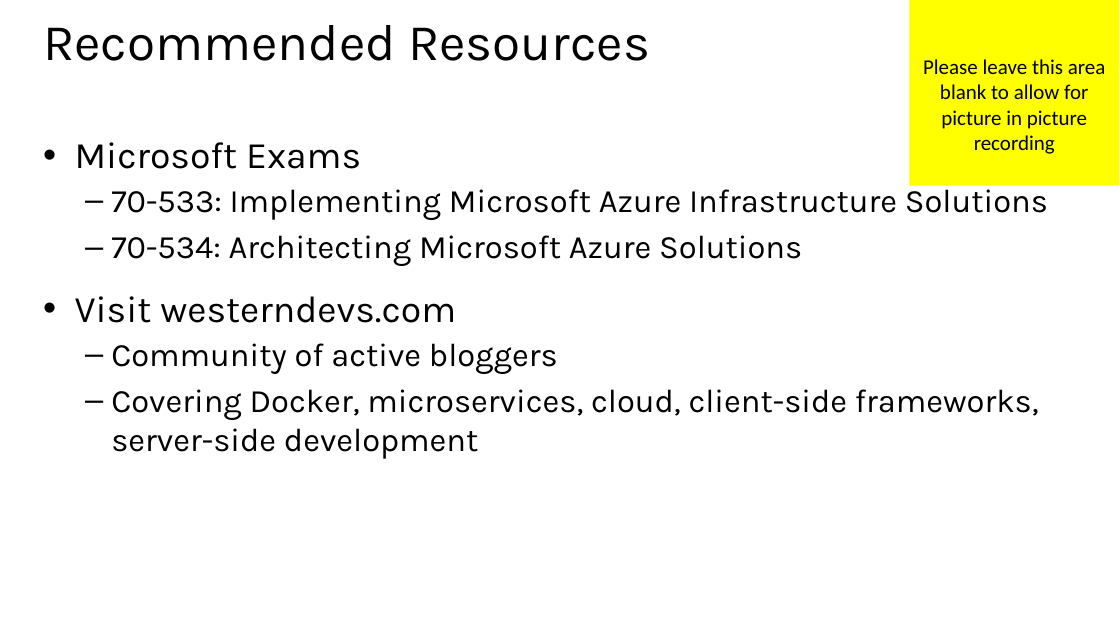
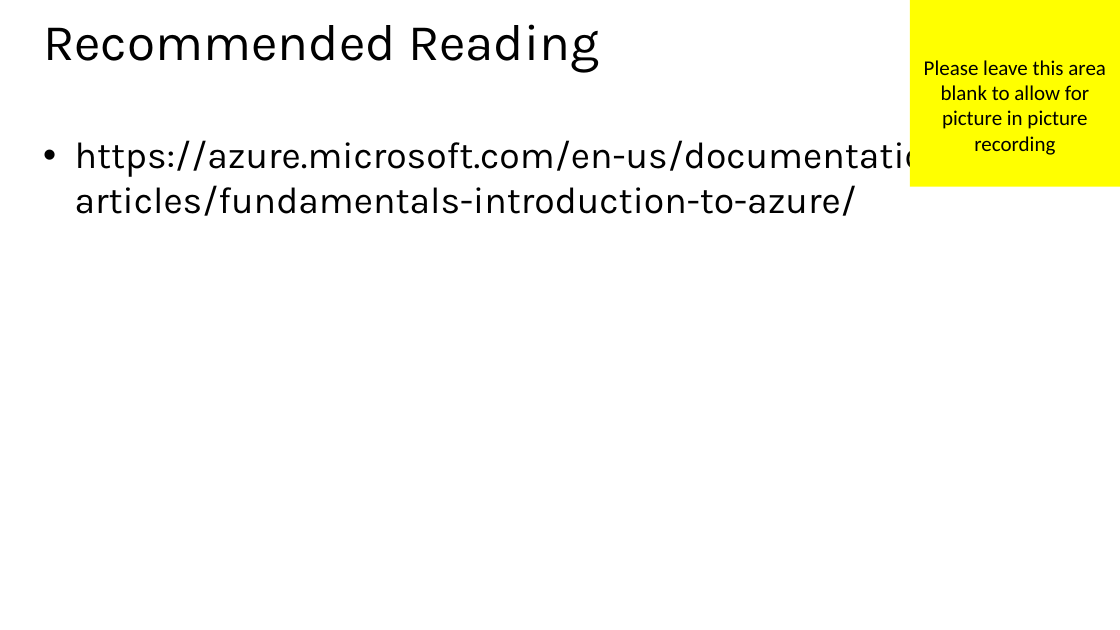
Before and after one commit to MisterJames/AzureImageProcessing, a slide deck: slide 10 of Presentation Materials/MVA-ApplicationsOnAzure.pptx (slide 7 before the commit). Drawn at 1120x630 pixels with LibreOffice and Linux fonts; fonts in the diff are those of the drawing. Boxes give left, top, right and bottom in pixels: in the first picture for what was removed or moved away, otherwise in the second. Text is boxed around its words. In the diff, an @@ line names an element or a change of style, - is before the commit and + after.

Commit message:
Add some to the slide deck

```diff
--- a/Presentation Materials/MVA-ApplicationsOnAzure.pptx
+++ b/Presentation Materials/MVA-ApplicationsOnAzure.pptx
@@ title at <box>43,24,600,72</box>: text changed @@
-Recommended Resources
+Recommended Reading
@@ text at <box>75,134,964,216</box>: text changed; size 28 to 32 pt @@
-• Microsoft Exams
-  – 70-533: Implementing Microsoft Azure Infrastructure Solutions
-  – 70-534: Architecting Microsoft Azure Solutions
-• Visit westerndevs.com
-  – Community of active bloggers
-  – Covering Docker, microservices, cloud, client-side frameworks, server-side development
+• https://azure.microsoft.com/en-us/documentation/articles/fundamentals-introduction-to-azure/
```
Also in this commit, not shown: 5 other slides changed, 2 slides added, 2 slides removed, 2 other files.
